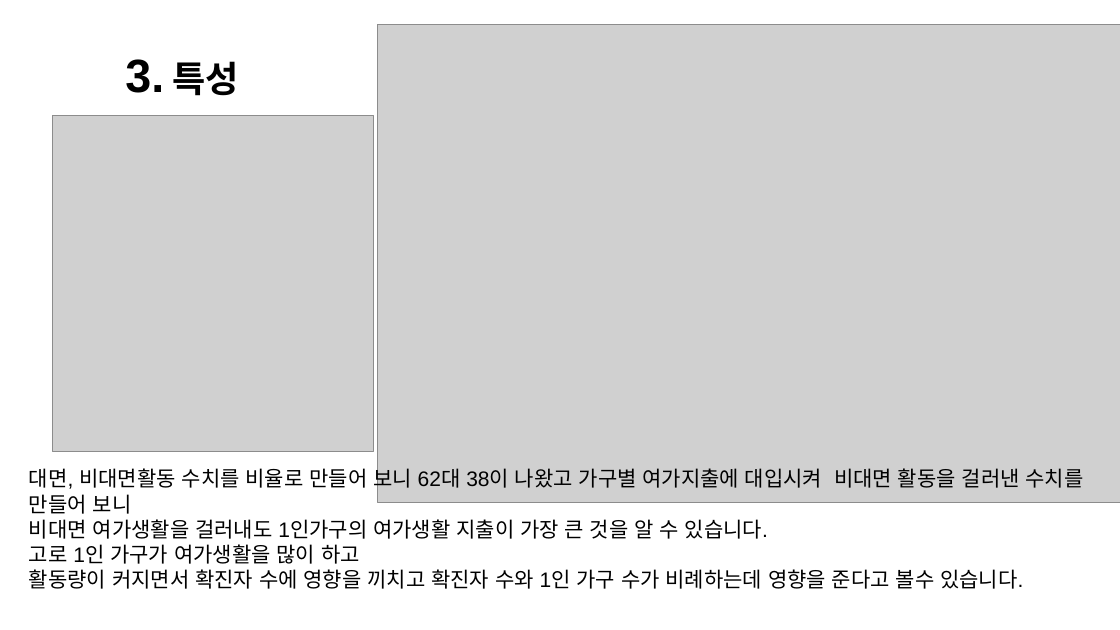
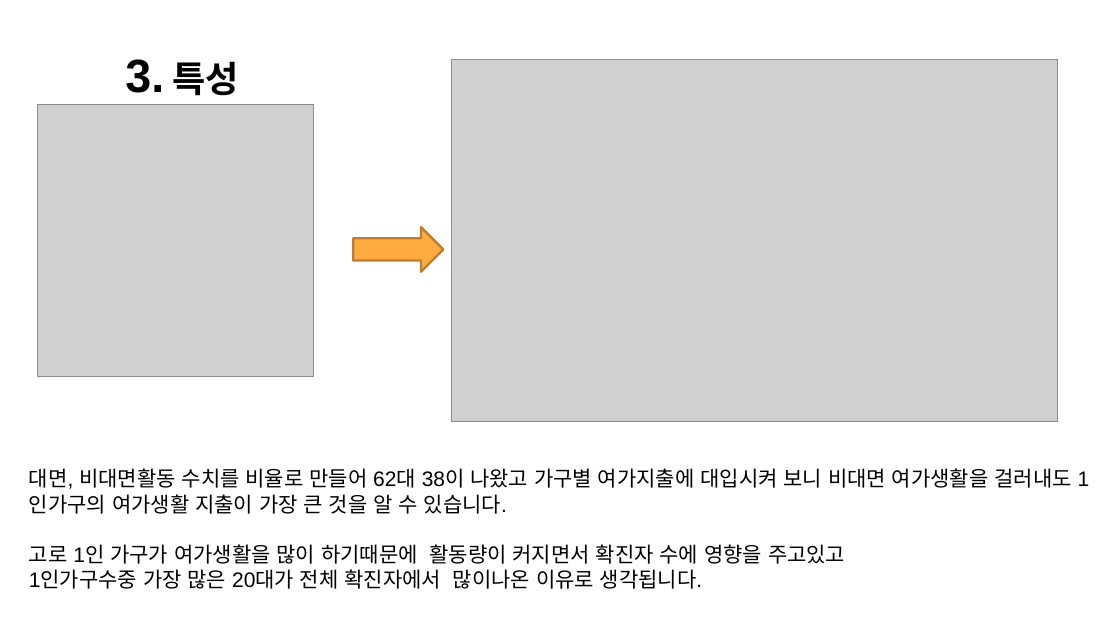
Before and after one commit to JooEHyeon/CORONA19_data_analysis, a slide deck: slide 26 of 최종합본.pptx (slide 35 before the commit). Drawn at 1120x630 pixels with LibreOffice and Linux fonts; fonts in the diff are those of the drawing; grey boxes stand for pictures. Boxes give left, top, right and bottom in pixels: in the first picture for what was removed or moved away, otherwise in the second. Text is boxed around its words. In the diff, an @@ line names an element or a change of style, - is before the commit and + after.

```diff
--- a/최종합본.pptx
+++ b/최종합본.pptx
@@ picture: place and size @@
-picture at [377,24,1120,502]
+picture at [451,60,1058,422]
@@ picture: place and size @@
-picture at [52,115,373,451]
+picture at [38,104,314,376]
@@ right arrow added at [353,227,443,271], fill #FFAB40, outline #BD7F2F 2 pt @@
@@ text at [29,468,1071,589]: text changed @@
-대면, 비대면활동 수치를 비율로 만들어 보니 62대 38이 나왔고 가구별 여가지출에 대입시켜 비대면 활동을 걸러낸 수치를 만들어 보니
-비대면 여가생활을 걸러내도 1인가구의 여가생활 지출이 가장 큰 것을 알 수 있습니다.
-고로 1인 가구가 여가생활을 많이 하고
-활동량이 커지면서 확진자 수에 영향을 끼치고 확진자 수와 1인 가구 수가 비례하는데 영향을 준다고 볼수 있습니다.
+대면, 비대면활동 수치를 비율로 만들어 62대 38이 나왔고 가구별 여가지출에 대입시켜 보니 비대면 여가생활을 걸러내도 1인가구의 여가생활 지출이 가장 큰 것을 알 수 있습니다.
+고로 1인 가구가 여가생활을 많이 하기때문에 활동량이 커지면서 확진자 수에 영향을 주고있고
+1인가구수중 가장 많은 20대가 전체 확진자에서 많이나온 이유로 생각됩니다.
```
Also in this commit, not shown: 5 other slides changed, 12 slides removed.
